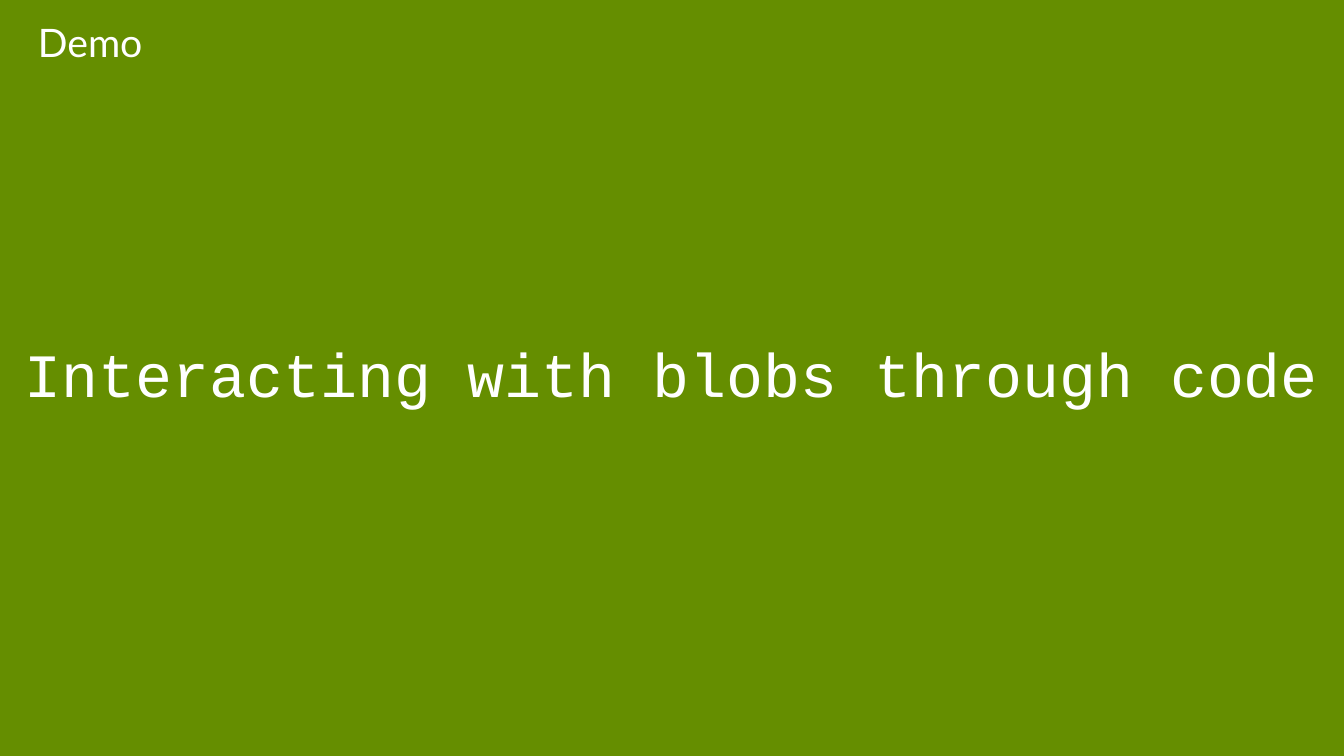
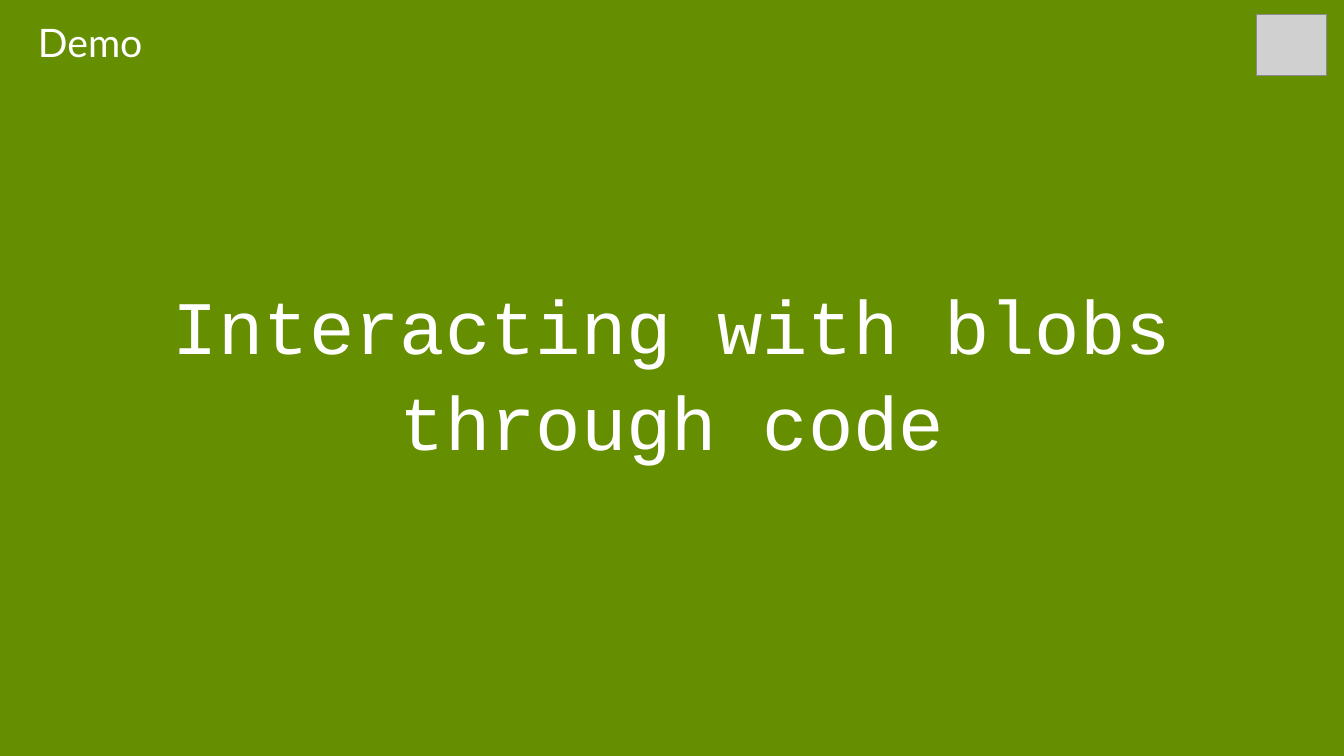
Before and after one commit to sack212/BasicAzureCamp, a slide deck: slide 11 of Data-Storage/Data-Storage.pptx (slide 8 before the commit). Drawn at 1344x756 pixels with LibreOffice and Linux fonts; fonts in the diff are those of the drawing; grey boxes stand for pictures. Boxes give left, top, right and bottom in pixels: in the first picture for what was removed or moved away, otherwise in the second. Text is boxed around its words. In the diff, an @@ line names an element or a change of style, - is before the commit and + after.

```diff
--- a/Data-Storage/Data-Storage.pptx
+++ b/Data-Storage/Data-Storage.pptx
@@ picture added at [1256,14,1327,76] @@
@@ subtitle at [173,300,1171,466]: text changed; size 44 to 54 pt @@
-Interacting with blobs through code
+Interacting with blobs
+through code
```
Also in this commit, not shown: 18 other slides changed, 2 slides added, 2 slides removed.
